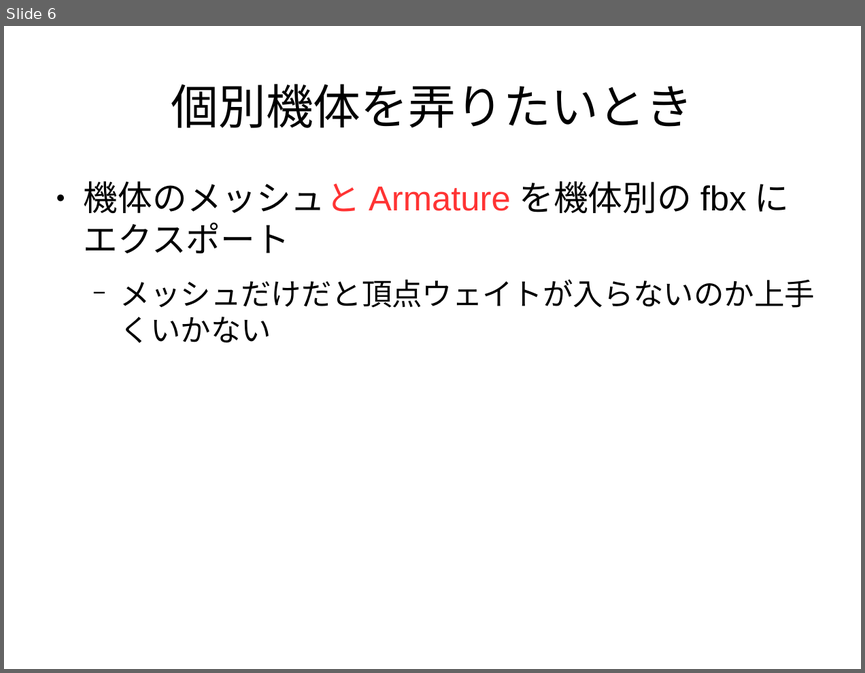
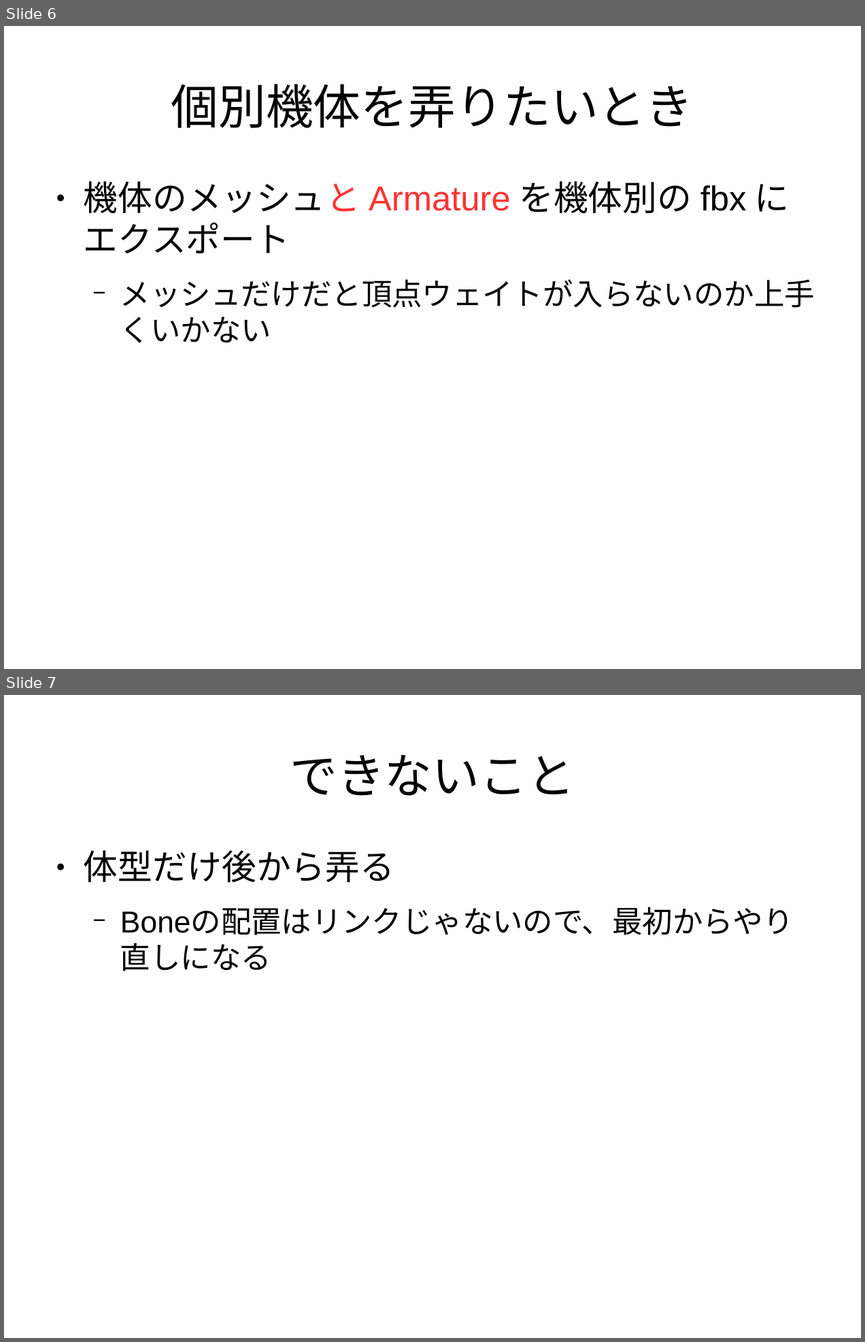
Before and after one commit to EtaOnm256/VuPiGuN, a slide deck: Docs/モデルとか機体の構成.odp. Shown one above the other, each under a label of ours: slide 6 before the commit, slides 6 and 7 after it. The pictures are 865x673 and 865x1342 pixels, drawn with LibreOffice and Linux fonts; fonts in the diff are those of the drawing. Boxes give left, top, right and bottom in pixels: in the first picture for what was removed or moved away, otherwise in the second. Text is boxed around its words. In the diff, an @@ line names an element or a change of style, - is before the commit and + after.

Commit message:
体型変える時の注意点

```diff
--- a/Docs/モデルとか機体の構成.odp
+++ b/Docs/モデルとか機体の構成.odp
@@ slide 7 added at bbox=[4, 695, 861, 1338], background #FFFFFF @@
@@ title added at bbox=[290, 755, 575, 796], 44 pt, text #000000 @@
+できないこと
@@ text added at bbox=[84, 850, 793, 971], 28 pt, text #000000 @@
+● 体型だけ後から弄る
+  − Boneの配置はリンクじゃないので、最初からやり直しになる
```
